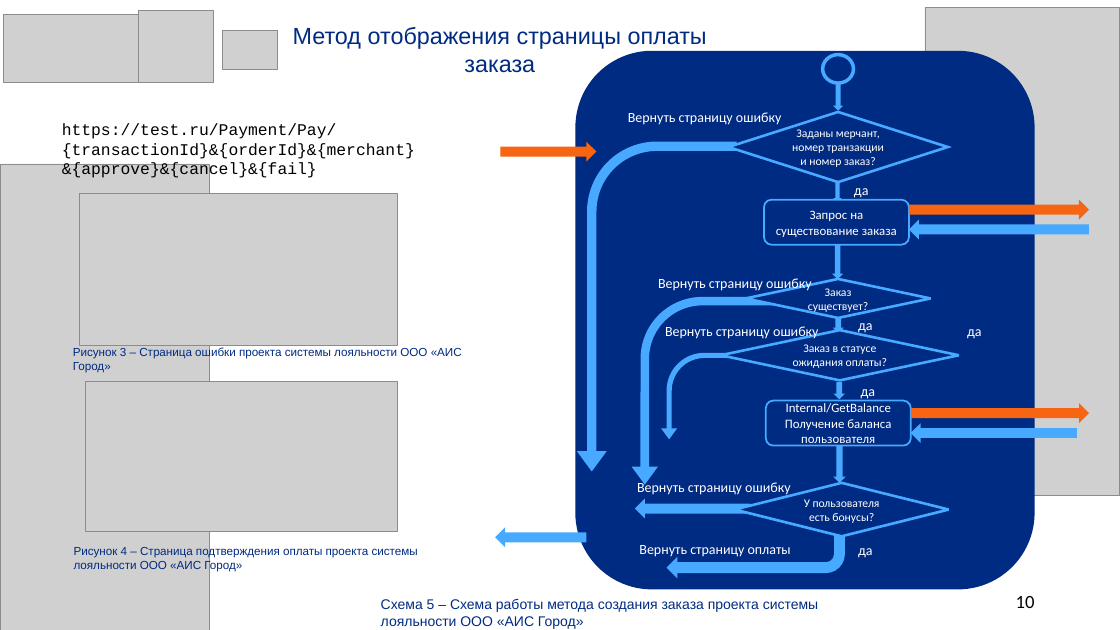
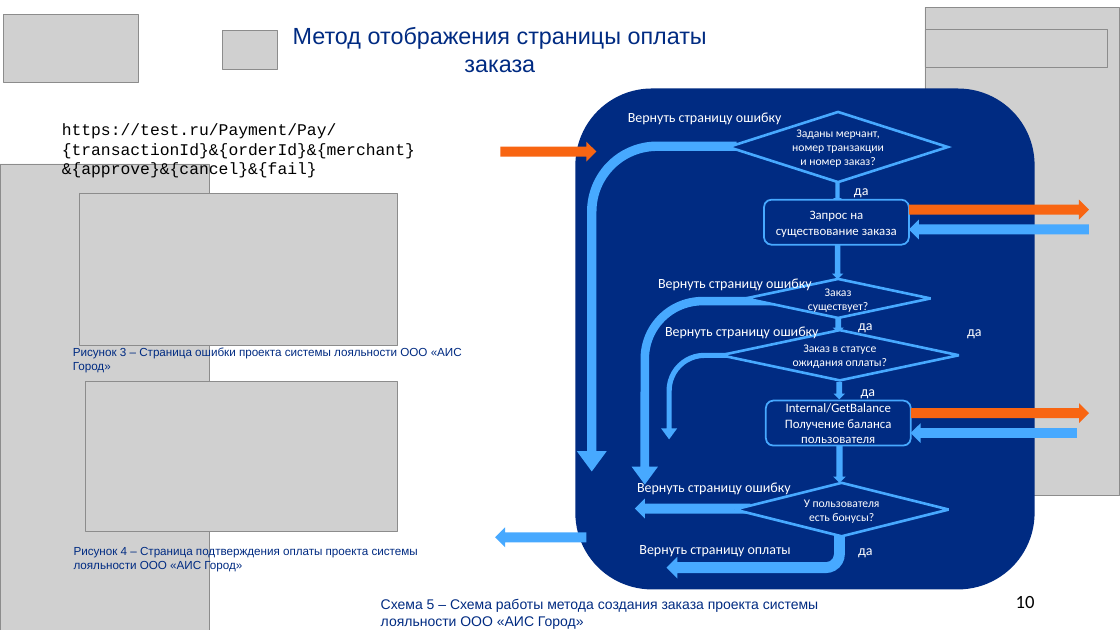
Before and after one commit to SalminaTatyana/DiplomNote, a slide deck: slide 10 of Иванова.pptx. Drawn at 1120x630 pixels with LibreOffice and Linux fonts; fonts in the diff are those of the drawing; grey boxes stand for pictures. Boxes give left, top, right and bottom in pixels: in the first picture for what was removed or moved away, otherwise in the second. Text is boxed around its words. In the diff, an @@ line names an element or a change of style, - is before the commit and + after.

```diff
--- a/Иванова.pptx
+++ b/Иванова.pptx
@@ picture removed at (139, 10, 213, 82) @@
@@ ellipse removed at (823, 55, 854, 83) @@
@@ picture added at (925, 30, 1107, 67) @@
@@ rounded rectangle: place and size @@
-rounded rectangle at (576, 51, 1035, 590)
+rounded rectangle at (576, 88, 1035, 589)
@@ right arrow removed at (833, 83, 843, 110) @@
```
Also in this commit, not shown: 16 other slides changed.
